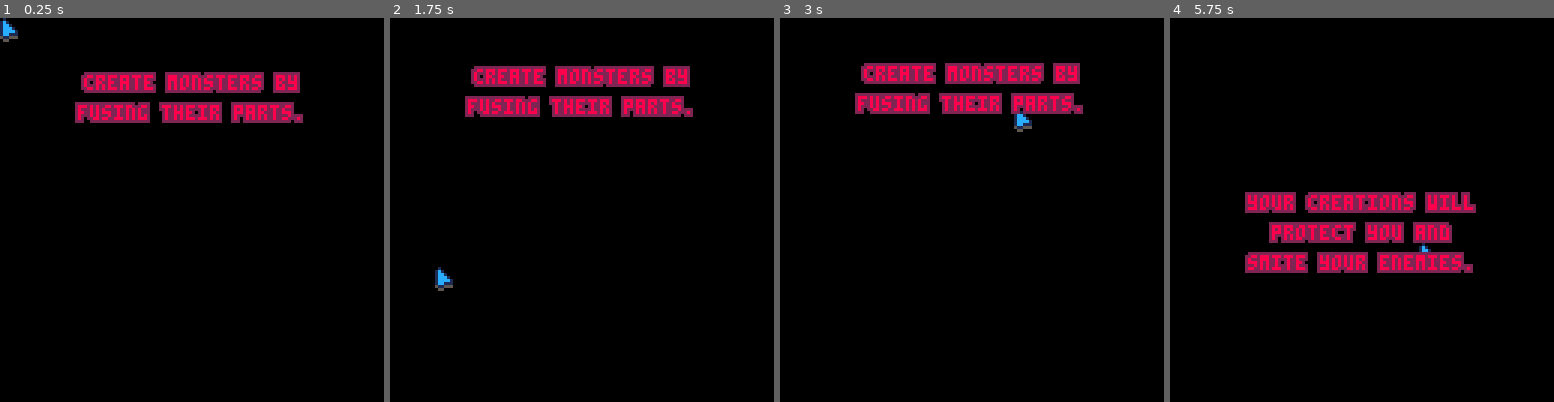
Above: before the commit, frames 1-4 (left to right).
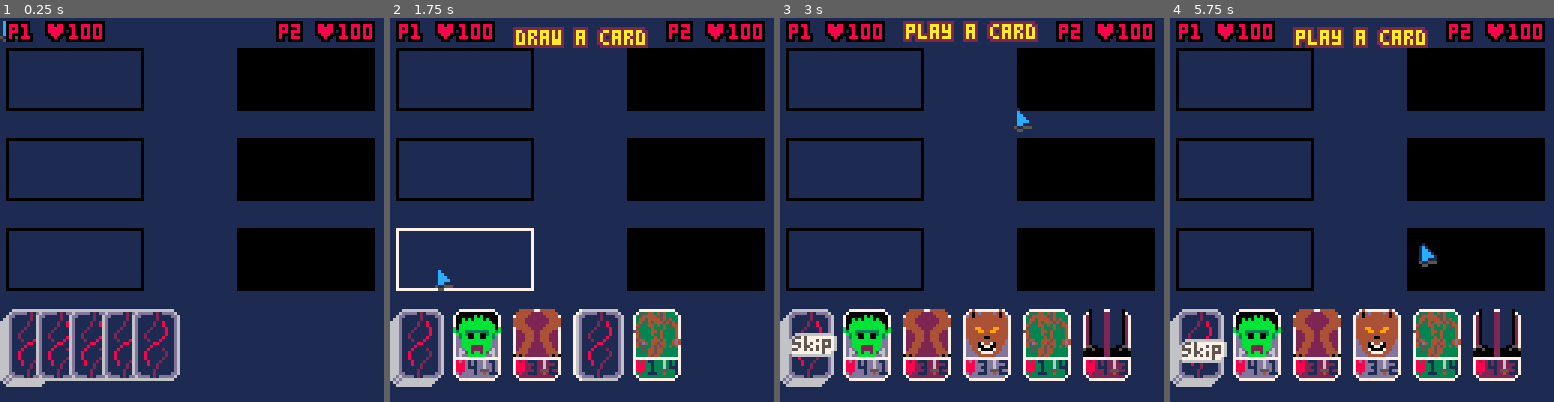
Above: after the commit, the same moments.

Repository: michaeljosephpurdy/2024-fall-game-jam
Game: PICO-8 cartridge 2024-fall-game-jam.p8
The game is run twice, just before and just after one commit, with the same random seed, the same clock (stepped at 60 frames per second) and the same inputs.
Inputs (mouse positions are in pixels of both pictures, inside the frame that each line leads up to):
- Up to frame 1 (0.25 s): no input
- Up to frame 2 (1.75 s): click (670, 121) at 0.67 s; click (436, 267) at 1.22 s
- Up to frame 3 (3 s): click (887, 114) at 1.77 s; click (952, 259) at 2.32 s; click (1014, 106) at 2.87 s
- Up to frame 4 (5.75 s): click (1465, 256) at 3.42 s; click (1231, 102) at 3.97 s; click (1292, 248) at 4.52 s; click (1354, 94) at 5.07 s; click (1419, 244) at 5.62 s

The runs differ from the first frame. In frame 1, 80% of the frame differs, in the area x 0-100%, y 0-100%; in frame 2, 80%; in frame 3, 79%; in frame 4, 79%.

Commit message:
Modified drawing of creatures
Made it so you only see HP/ATK of creatures when you hover over them, to try to de-clutter the screen.
Also, when you hover over a creature they get drawn again so you can see the beautiful artwork :)

Diff:
--- a/2024-fall-game-jam.p8
+++ b/2024-fall-game-jam.p8
@@ -2,10 +2,23 @@
 version 42
 __lua__
 function _init()
- state='intro'
+ state='game'
+ game_state='deal_hand'
+ dt=1/60
  -- setup mouse
  poke(0x5f2d, 1)
- mouse={}
+ mouse={
+  x=0,
+  y=0,
+  draw=function(self)
+   palt()
+   if stat(34)==1 then
+    spr(2,self.x,self.y)
+   else
+    spr(1,self.x,self.y)
+   end
+  end,
+ }
  player_one=new_player(1)
  player_two=new_player(2)
  skip_button={
@@ -45,6 +58,7 @@
  player_two_mobs={}
  deck=new_deck(1)
  smokes={}
+ timed_functions={}
 end
 function new_smoke (x,y)
  return {
@@ -98,9 +112,13 @@
  end
  local hp=head.hp+body.hp+legs.hp
  local atk=head.atk+body.atk+legs.atk
+ local name=head.desc..body.desc..legs.desc
  return {
+  name=name,
   x=x,
   y=y,
+  w=16,
+  h=48,
   head=head.s,
   body=body.s,
   legs=legs.s,
@@ -110,15 +128,24 @@
   hp=hp,
   max_hp=hp,
   atk=atk,
+  hit=false,
   id=rnd()*1000,
+  get_stats=function(self)
+   return self.name.. ' ♥'..self.hp..' '..self.atk..'!'
+  end,
   draw=function(self)
+   local ox,oy=0,0
+   if self.hit then
+    ox=rnd(2)-1
+    oy=rnd(2)-1
+   end
    palt()
    palt(0,false)
    palt(14,true)
    local flip_h=p==2
-   spr(self.head,self.x,self.y,2,2,flip_h)
-   spr(self.body,self.x,self.y+16,2,2,flip_h)
-   spr(self.legs,self.x,self.y+24,2,2,flip_h)
+   spr(self.head,self.x+ox,self.y+oy,2,2,flip_h)
+   spr(self.body,self.x+ox,self.y+15+oy,2,2,flip_h)
+   spr(self.legs,self.x+ox,self.y+30+oy,2,2,flip_h)
   end,
   draw_stats=function(self)
    ocprint('♥'..self.hp,
@@ -141,6 +168,9 @@
   h=3*8,
   placed=false,
   turned_over=true,
+  get_stats=function(self)
+   return self.name..' ♥'..self.hp..' '..self.atk..'!'
+  end,
   draw=function(self)
    palt()
    if self.turned_over then
@@ -201,6 +231,7 @@
  return {
   num=num,
   hp=100,
+  hit=false,
  }
 end
 function collide (e1,e2)
@@ -210,14 +241,22 @@
         e1.y<e2.y+(e2.h or 0)
 end
 
-function _update60()
+function _update60 ()
  game_state_msg=nil
  hover_card=nil
  hover_lane=nil
+ hover_mob=nil
  show_skip_button=false
  mouse.x=stat(32)
  mouse.y=stat(33)
  foreach(msgs,update)
+ foreach(timed_functions,function(tfn)
+  tfn.ttl-=dt
+  if tfn.ttl<0 then
+   tfn.fn()
+   del(timed_functions,tfn)
+  end
+ end)
  foreach(card_lanes,function(l)
   if collide(mouse,l) then
    hover_lane=l
@@ -292,6 +331,11 @@
    game_state='deal_hand'
   end
  elseif state=='game' then
+  foreach(mobs,function(m)
+   if collide(mouse,m) then
+    hover_mob=m
+   end
+  end)
   foreach(cards,function(c)
    if c.target_x then
     c.x=lerp(c.x,c.target_x,1/20)
@@ -347,6 +391,7 @@
    show_skip_button=true
    game_state_msg='play a card'
    if click_on(skip_button) then
+    play_cpu_card()
     game_state='discard_one'
     found_monsters=false
    end
@@ -438,6 +483,11 @@
       )
       add(msgs,
        new_moving_msg('its alive!',1.5,
+       l.legs_x,l.y+2,
+       0,-0.2,
+       11,2))
+      add(msgs,
+       new_moving_msg(mob.name,1.5,
        l.legs_x,l.y+10,
        0,-0.2,
        11,2))
@@ -534,11 +584,6 @@
  if state=='intro' then
   cls(0)
   -- draw mouse
-  if stat(34)==1 then
-   spr(2,mouse.x,mouse.y)
-  else
-   spr(1,mouse.x,mouse.y)
-  end
   foreach(msgs,draw)
  elseif state=='game' then
   cls(1)
@@ -567,9 +612,6 @@
   foreach(filter(mobs,'mid'),draw)
   foreach(filter(mobs,'bot'),draw)
   foreach(cards,draw)
-  foreach(mobs,function(m)
-   m:draw_stats()
-  end)
   if held_card then
    rectfill(held_card.x+1,
             held_card.y+1,
@@ -578,26 +620,35 @@
    held_card:draw()
   end
   palt()
-  -- draw mouse
-  if stat(34)==1 then
-   spr(2,mouse.x,mouse.y)
-  else
-   spr(1,mouse.x,mouse.y)
-  end
+  mouse:draw()
   if game_state_msg then
    ocprint(game_state_msg,64,
           sin(time())+.1+3,10,2)
   end
-  if hover_card and
+  if hover_mob then
+   hover_mob:draw()
+   ocprint(hover_mob:get_stats(),64,122,10,0)
+   mouse:draw()
+  elseif hover_card and
      not hover_card.turned_over and
      not held_card then
-   ocprint(hover_card.name,64,122,10,0)
+   ocprint(hover_card:get_stats(),64,122,10,0)
   end
   if held_card then
    cprint(held_card.name,64,120,10)
   end
-  ocprint('p1 ♥'..player_one.hp,17,2,8,0)
-  ocprint('p2 ♥'..player_two.hp,107,2,8,0)
+  local p1_hp_x,p1_hp_y=17,2
+  local p2_hp_x,p2_hp_y=107,2
+  if player_one.hit then
+   p1_hp_x-=rnd(2)-1
+   p1_hp_y-=rnd(2)-1
+  end
+  if player_two.hit then
+   p2_hp_x-=rnd(2)-1
+   p2_hp_y-=rnd(2)-1
+  end
+  ocprint('p1 ♥'..player_one.hp,p1_hp_x,p1_hp_y,8,0)
+  ocprint('p2 ♥'..player_two.hp,p2_hp_x,p2_hp_y,8,0)
   foreach(msgs,draw)
  end
 end
@@ -719,15 +770,6 @@
     not player_two_mob then
   return empty_coroutine
  end
- local pre_atk_func=function()
-  printh('pre-atk')
- end
- local atk_func=function()
-  printh('atk')
- end
- local post_atk_func=function()
-  printh('post-atk')
- end
  if player_one_mob and
     player_two_mob then
   atk_func=function()
@@ -736,26 +778,26 @@
    local p2_atk=player_two_mob.atk
    player_two_mob.hp-=p1_atk
    player_one_mob.hp-=p2_atk
+   entity_hit(player_one_mob)
+   entity_hit(player_two_mob)
   end
  elseif player_one_mob then
   atk_func=function()
    printh('atk p2')
    local p1_atk=player_one_mob.atk
    player_two.hp-=p1_atk
+   entity_hit(player_two)
   end
  elseif player_two_mob then
   atk_func=function()
    printh('atk p1')
    local p2_atk=player_two_mob.atk
    player_one.hp-=p2_atk
+   entity_hit(player_one)
   end
  end
  return cocreate(function()
   atk_func()
-  --pre_atk_func()
-  --yield()
-  --yield()
-  --post_atk_func()
  end)
 end
 
@@ -801,91 +843,113 @@
   end,
  }
 end
+
+function entity_hit (e)
+ e.hit=true
+ add(timed_functions,{
+  ttl=1,
+  fn=function()
+   e.hit=false
+  end,
+ })
+end
 -->8
 card_data={
  frank_head={
-  name='frankenstein - head',
-  s=16,
+  name='frankenstein head',
+  s=70,
   hp=4,
   atk=1,
   head=true,
+  desc='fran',
  },
  frank_body={
-  name='frankenstein - body',
-  s=18,
+  name='frankenstein body',
+  s=72,
   hp=5,
   atk=2,
   body=true,
+  desc='ken',
  },
  frank_legs={
-  name='frankenstein - legs',
-  s=20,
+  name='frankenstein legs',
+  s=74,
   hp=4,
   atk=3,
   legs=true,
+  desc='stien',
  },
  drac_head={
-  name='dracula - head',
-  s=22,
+  name='dracula head',
+  s=64,
   hp=3,
   atk=3,
   head=true,
+  desc='dra',
  },
  drac_body={
-  name='dracula - body',
-  s=24,
+  name='dracula body',
+  s=66,
   hp=3,
   atk=2,
   body=true,
+  desc='cu',
  },
  drac_legs={
-  name='dracula - legs',
-  s=26,
+  name='dracula legs',
+  s=68,
   hp=2,
   atk=0,
   legs=true,
+  desc='la',
  },
  wolf_head={
- 	name='werewolf - head',
+ 	name='werewolf head',
  	s=76,
  	hp=3,
  	atk=2,
  	head=true,
+ 	desc='wer',
 	},
 	wolf_body={
- 	name='werewolf - body',
+ 	name='werewolf body',
  	s=78,
  	hp=4,
  	atk=3,
  	body=true,
+ 	desc='ew',
 	},
 	wolf_legs={
- 	name='werewolf - legs',
+ 	name='werewolf legs',
  	s=110,
  	hp=3,
  	atk=2,
  	legs=true,
+ 	desc='olf',
 	},
 	pump_head={
- 	name='pumpkin - head',
+ 	name='pumpkin head',
  	s=96,
  	hp=2,
  	atk=3,
  	head=true,
+ 	desc='pu',
 	},
 		pump_body={
- 	name='pumpkin - body',
- 	s=86,
+ 	name='pumpkin body',
+ 	s=98,
  	hp=1,
  	atk=4,
  	body=true,
+ 	desc='mpk',
 	},
 		pump_legs={
- 	name='pumpkin - legs',
+ 	name='pumpkin legs',
  	s=100,
  	hp=1,
  	atk=3,
  	legs=true,
+ 	desc='in',
 	}
 }
 card_types={}
Not shown, changed: 32 lines of the sprite sheet (__gfx__) section of 2024-fall-game-jam.p8
